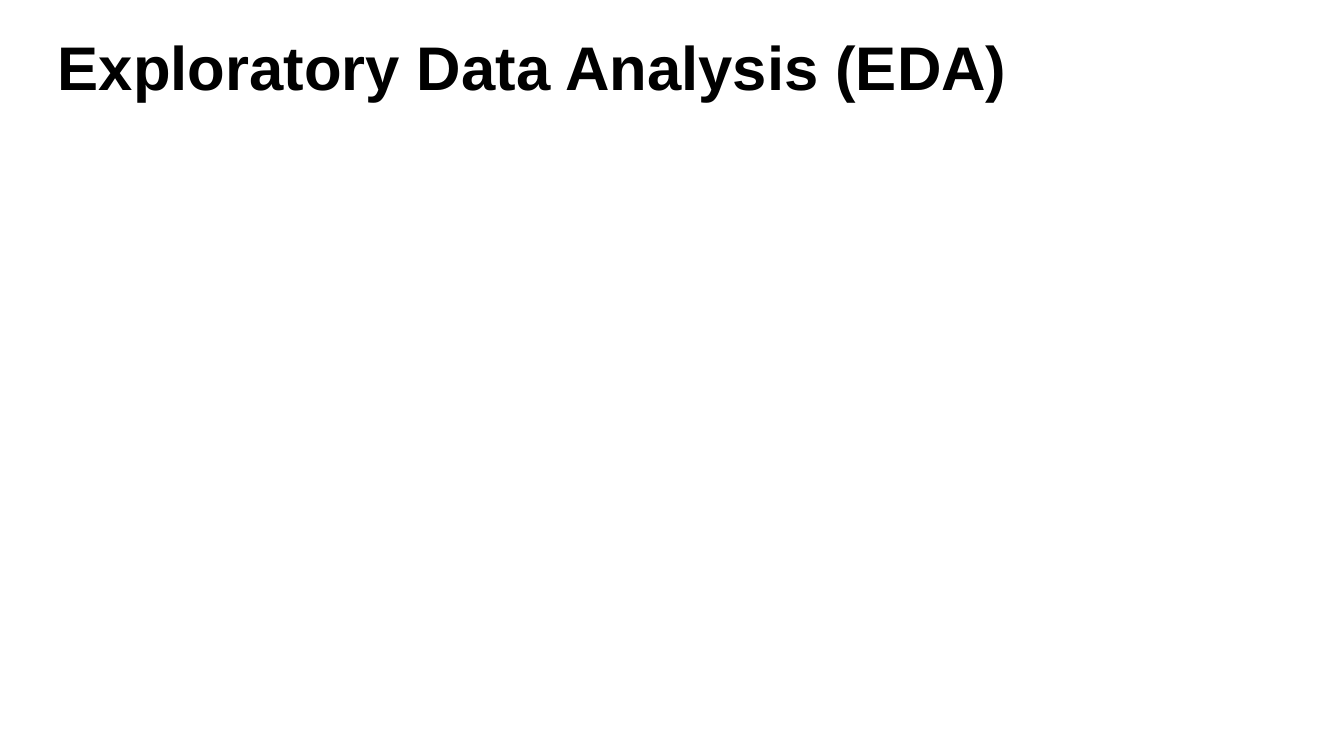
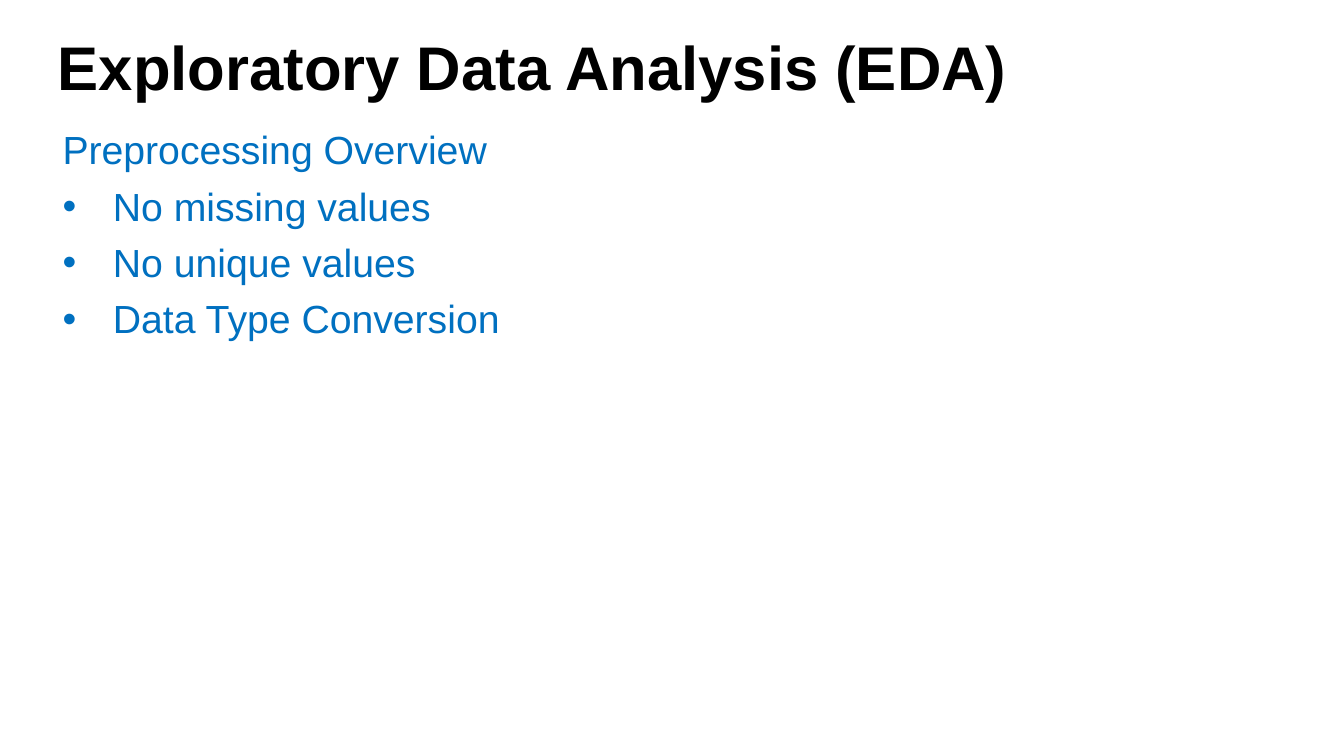
Before and after one commit to Aakash2112/DATS6103_Project, a slide deck: slide 6 of PPT_Team3.pptx. Drawn at 1344x756 pixels with LibreOffice and Linux fonts; fonts in the diff are those of the drawing; background and template pictures are left out. Boxes give left, top, right and bottom in pixels: in the first picture for what was removed or moved away, otherwise in the second. Text is boxed around its words. In the diff, an @@ line names an element or a change of style, - is before the commit and + after.

Commit message:
PPT

```diff
--- a/PPT_Team3.pptx
+++ b/PPT_Team3.pptx
@@ text added at [63, 135, 500, 341], 28 pt, text #0070C0 @@
+Preprocessing Overview
+• No missing values
+• No unique values
+• Data Type Conversion
```
Also in this commit, not shown: 3 other slides changed, 1 slide added, 1 slide removed.
